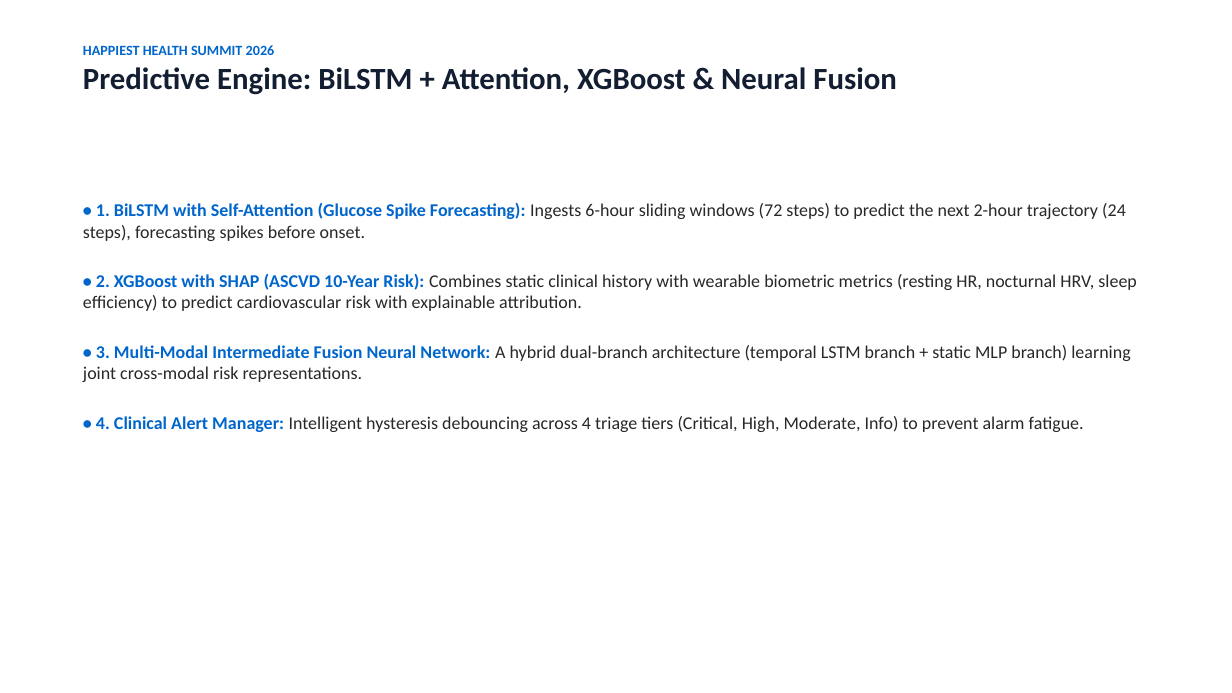
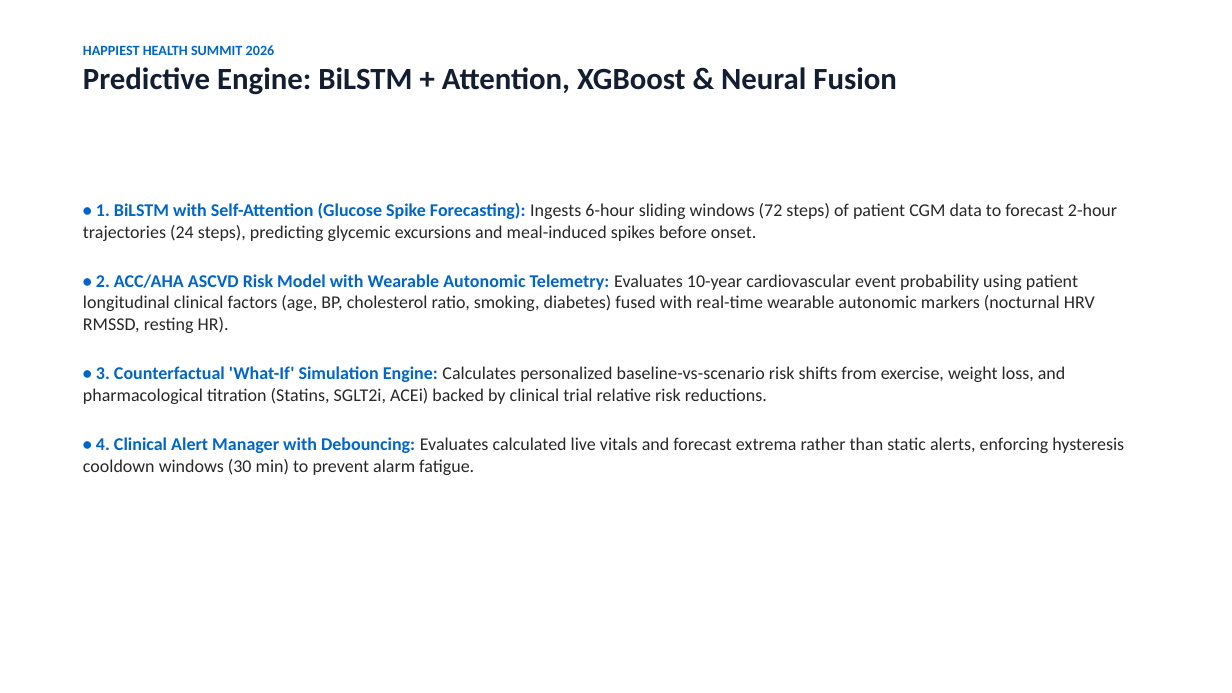
Before and after one commit to Shivkumar7106/DigitalTwin-PoC, a slide deck: slide 4 of docs/presentation.pptx. Drawn at 1232x693 pixels with LibreOffice and Linux fonts; fonts in the diff are those of the drawing. Boxes give left, top, right and bottom in pixels: in the first picture for what was removed or moved away, otherwise in the second. Text is boxed around its words. In the diff, an @@ line names an element or a change of style, - is before the commit and + after.

Commit message:
feat: complete Digital Twin PoC integration, verified ML pipelines, ASCVD risk calculator, evaluated alerts, and refined UI

```diff
--- a/docs/presentation.pptx
+++ b/docs/presentation.pptx
@@ text at (83, 203, 1124, 475): text changed @@
-• 1. BiLSTM with Self-Attention (Glucose Spike Forecasting): Ingests 6-hour sliding windows (72 steps) to predict the next 2-hour trajectory (24 steps), forecasting spikes before onset.
-• 2. XGBoost with SHAP (ASCVD 10-Year Risk): Combines static clinical history with wearable biometric metrics (resting HR, nocturnal HRV, sleep efficiency) to predict cardiovascular risk with explainable attribution.
-• 3. Multi-Modal Intermediate Fusion Neural Network: A hybrid dual-branch architecture (temporal LSTM branch + static MLP branch) learning joint cross-modal risk representations.
-• 4. Clinical Alert Manager: Intelligent hysteresis debouncing across 4 triage tiers (Critical, High, Moderate, Info) to prevent alarm fatigue.
+• 1. BiLSTM with Self-Attention (Glucose Spike Forecasting): Ingests 6-hour sliding windows (72 steps) of patient CGM data to forecast 2-hour trajectories (24 steps), predicting glycemic excursions and meal-induced spikes before onset.
+• 2. ACC/AHA ASCVD Risk Model with Wearable Autonomic Telemetry: Evaluates 10-year cardiovascular event probability using patient longitudinal clinical factors (age, BP, cholesterol ratio, smoking, diabetes) fused with real-time wearable autonomic markers (nocturnal HRV RMSSD, resting HR).
+• 3. Counterfactual 'What-If' Simulation Engine: Calculates personalized baseline-vs-scenario risk shifts from exercise, weight loss, and pharmacological titration (Statins, SGLT2i, ACEi) backed by clinical trial relative risk reductions.
+• 4. Clinical Alert Manager with Debouncing: Evaluates calculated live vitals and forecast extrema rather than static alerts, enforcing hysteresis cooldown windows (30 min) to prevent alarm fatigue.
```
Also in this commit, not shown: 28 other files.
